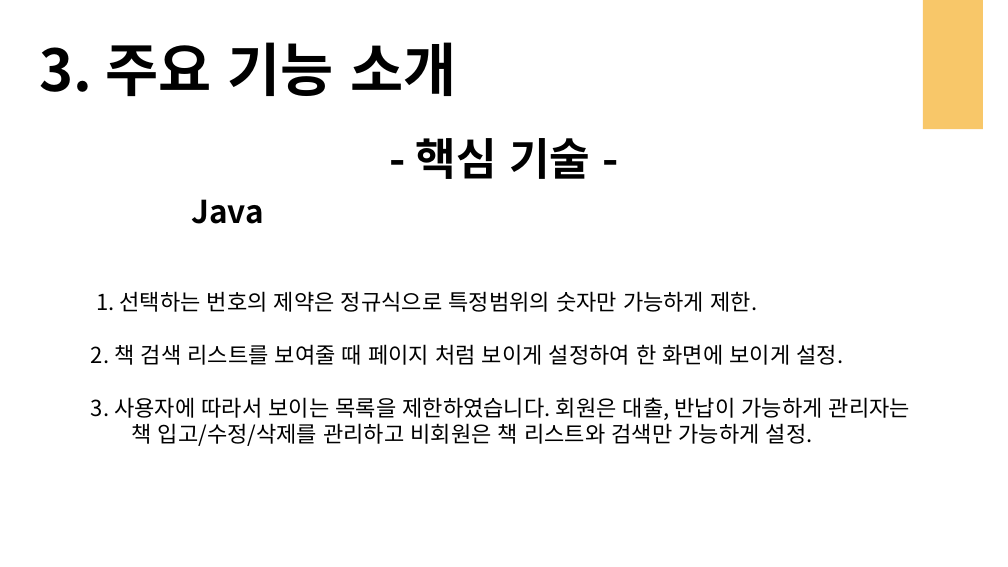
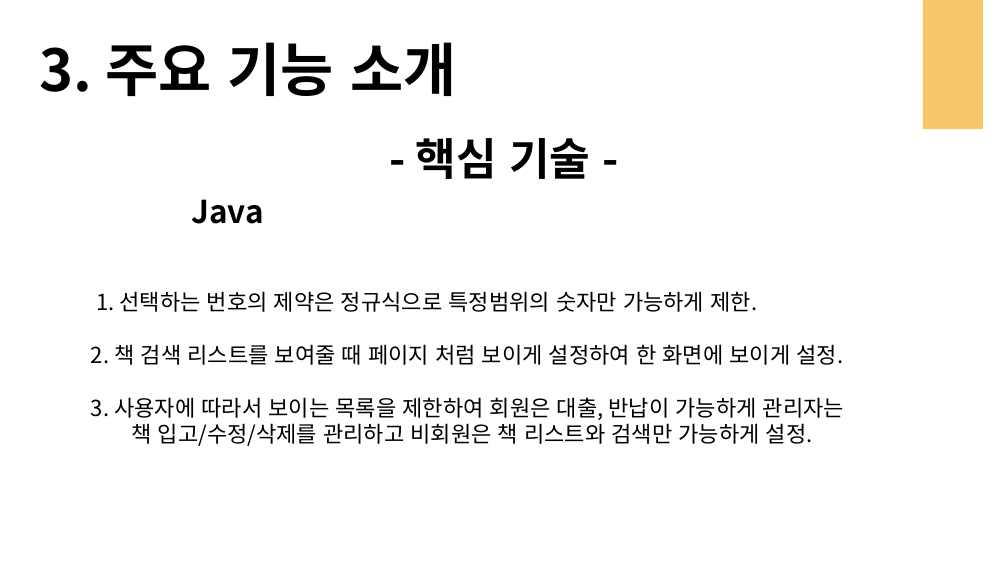
Before and after one commit to bebae/Beginner-Project, a slide deck: slide 9 of JdbcBookLibrary/ppt/도서관리프로그램.pptx. Drawn at 1008x567 pixels with LibreOffice and Linux fonts; fonts in the diff are those of the drawing. Boxes give left, top, right and bottom in pixels: in the first picture for what was removed or moved away, otherwise in the second. Text is boxed around its words. In the diff, an @@ line names an element or a change of style, - is before the commit and + after.

```diff
--- a/JdbcBookLibrary/ppt/도서관리프로그램.pptx
+++ b/JdbcBookLibrary/ppt/도서관리프로그램.pptx
@@ text at [91,397,844,420]: text changed @@
-3. 사용자에 따라서 보이는 목록을 제한하였습니다. 회원은 대출, 반납이 가능하게 관리자는
+3. 사용자에 따라서 보이는 목록을 제한하여 회원은 대출, 반납이 가능하게 관리자는
```
